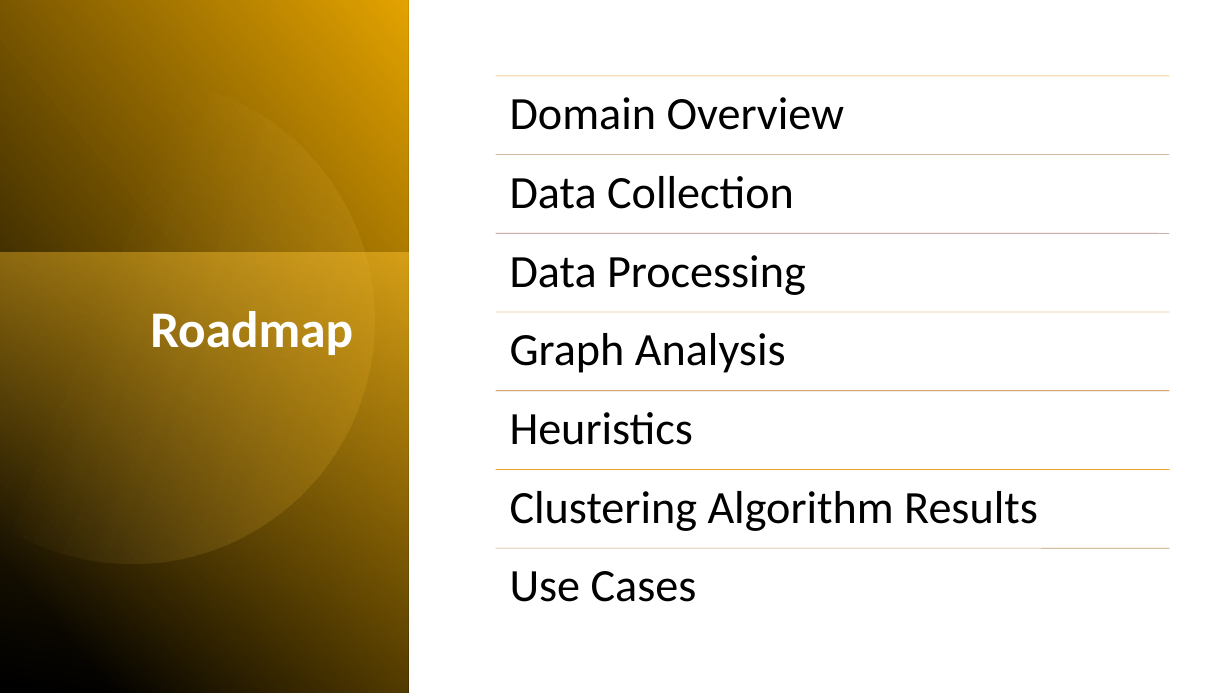
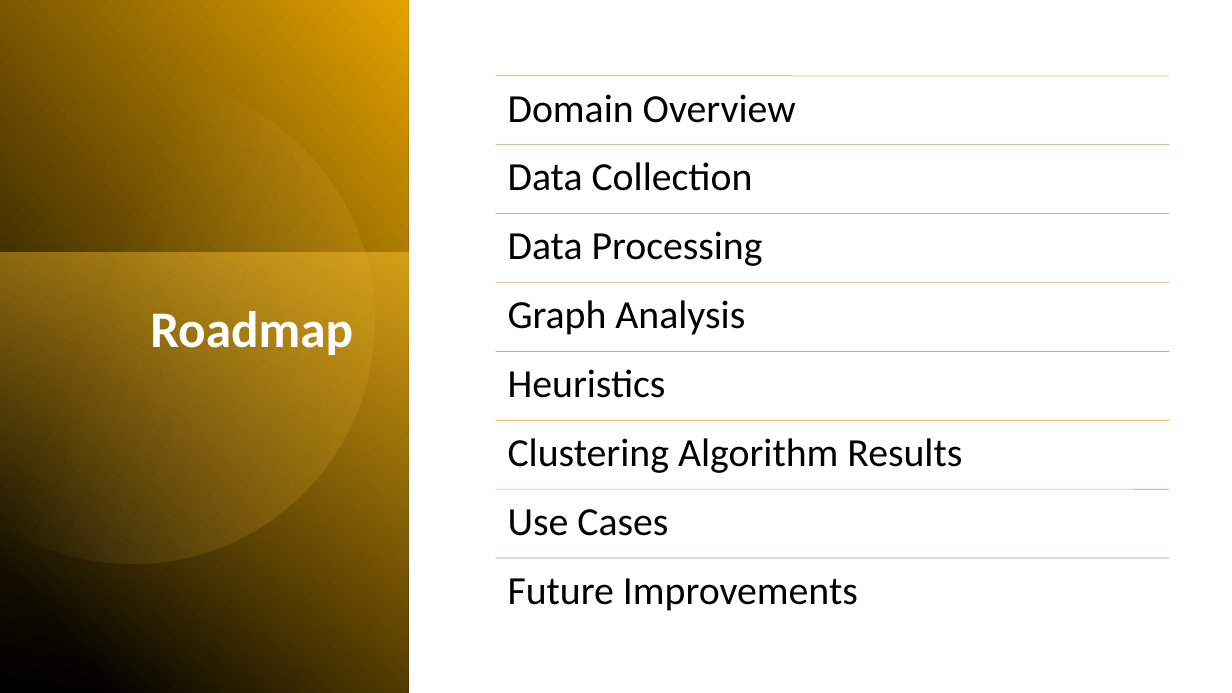
Before and after one commit to VincenzoImp/Bitcoin-Address-Clustering, a slide deck: slide 3 of Bitcoin Address Clustering.pptx. Drawn at 1232x693 pixels with LibreOffice and Linux fonts; fonts in the diff are those of the drawing. Boxes give left, top, right and bottom in pixels: in the first picture for what was removed or moved away, otherwise in the second. Text is boxed around its words. In the diff, an @@ line names an element or a change of style, - is before the commit and + after.

```diff
--- a/Bitcoin Address Clustering.pptx
+++ b/Bitcoin Address Clustering.pptx
@@ text "Data Collection": place and size @@
-text "Data Collection" at [510, 176, 794, 209]
+text "Data Collection" at [508, 162, 753, 191]
@@ line moved from (495, 154) - (1170, 154) to (495, 145) - (1170, 145) @@
@@ text "Data Processing": place and size @@
-text "Data Processing" at [510, 255, 806, 295]
+text "Data Processing" at [508, 231, 763, 266]
@@ line moved from (495, 234) - (1170, 234) to (495, 213) - (1170, 213) @@
@@ text "Graph Analysis": place and size @@
-text "Graph Analysis" at [510, 333, 786, 373]
+text "Graph Analysis" at [508, 300, 745, 335]
@@ line moved from (495, 312) - (1170, 312) to (495, 283) - (1170, 283) @@
@@ text "Heuristics": place and size @@
-text "Heuristics" at [510, 412, 694, 445]
+text "Heuristics" at [508, 369, 666, 398]
@@ line moved from (495, 391) - (1170, 391) to (495, 351) - (1170, 351) @@
@@ text "Clustering Algorithm Results": place and size @@
-text "Clustering Algorithm Results" at [510, 491, 1038, 531]
+text "Clustering Algorithm Results" at [508, 438, 962, 473]
@@ line moved from (495, 470) - (1170, 470) to (495, 421) - (1170, 421) @@
@@ size 36 to 31 pt; less space between paragraphs in 7 elements at [508, 94, 796, 123], [508, 162, 753, 191], [508, 231, 763, 266], [508, 300, 745, 335], [508, 369, 666, 398], [508, 438, 962, 473], [508, 509, 668, 536] @@
@@ text "Use Cases": place and size @@
-text "Use Cases" at [510, 571, 697, 602]
+text "Use Cases" at [508, 509, 668, 536]
@@ line moved from (495, 548) - (1170, 548) to (495, 489) - (1170, 489) @@
@@ line added from (495, 558) to (1170, 558), #B58B80 0.5 pt @@
@@ text added at [508, 578, 858, 611], 31 pt, text #000000 @@
+Future Improvements
```
Also in this commit, not shown: 9 other slides changed, 2 slides added, 4 other files.
